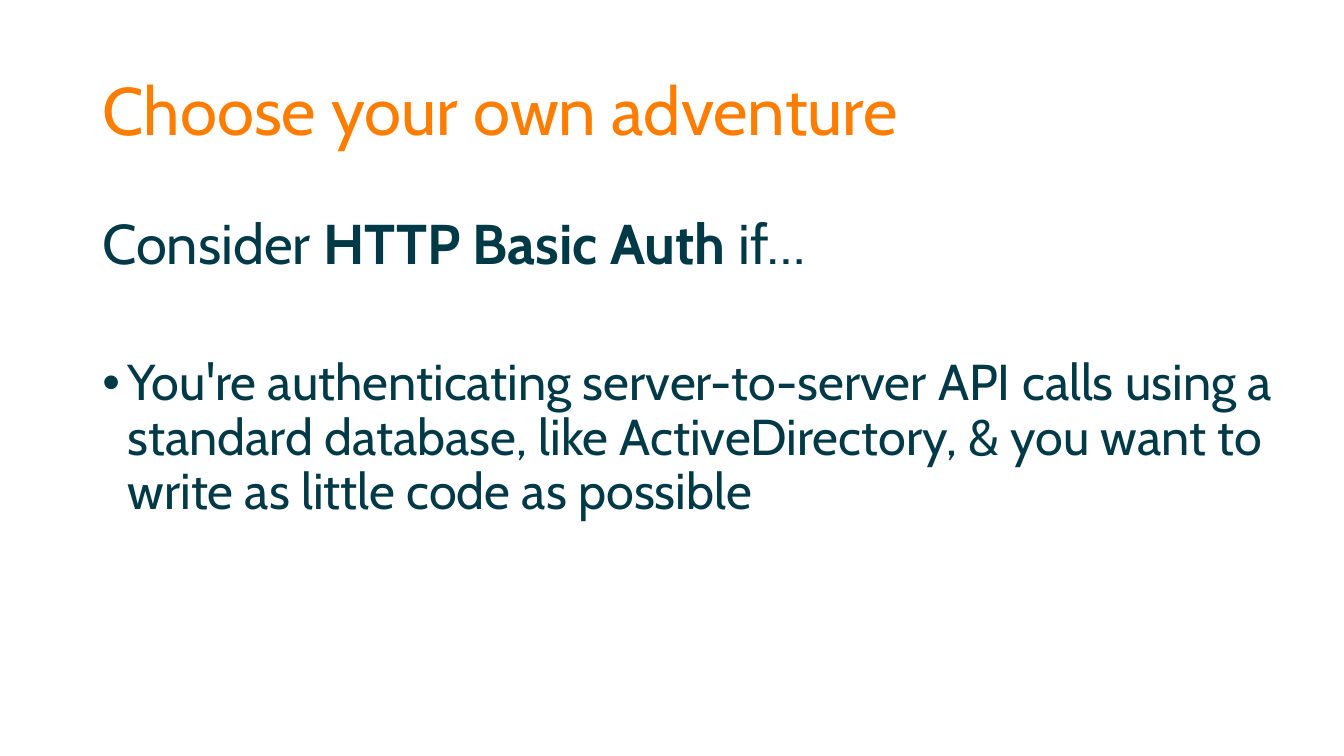
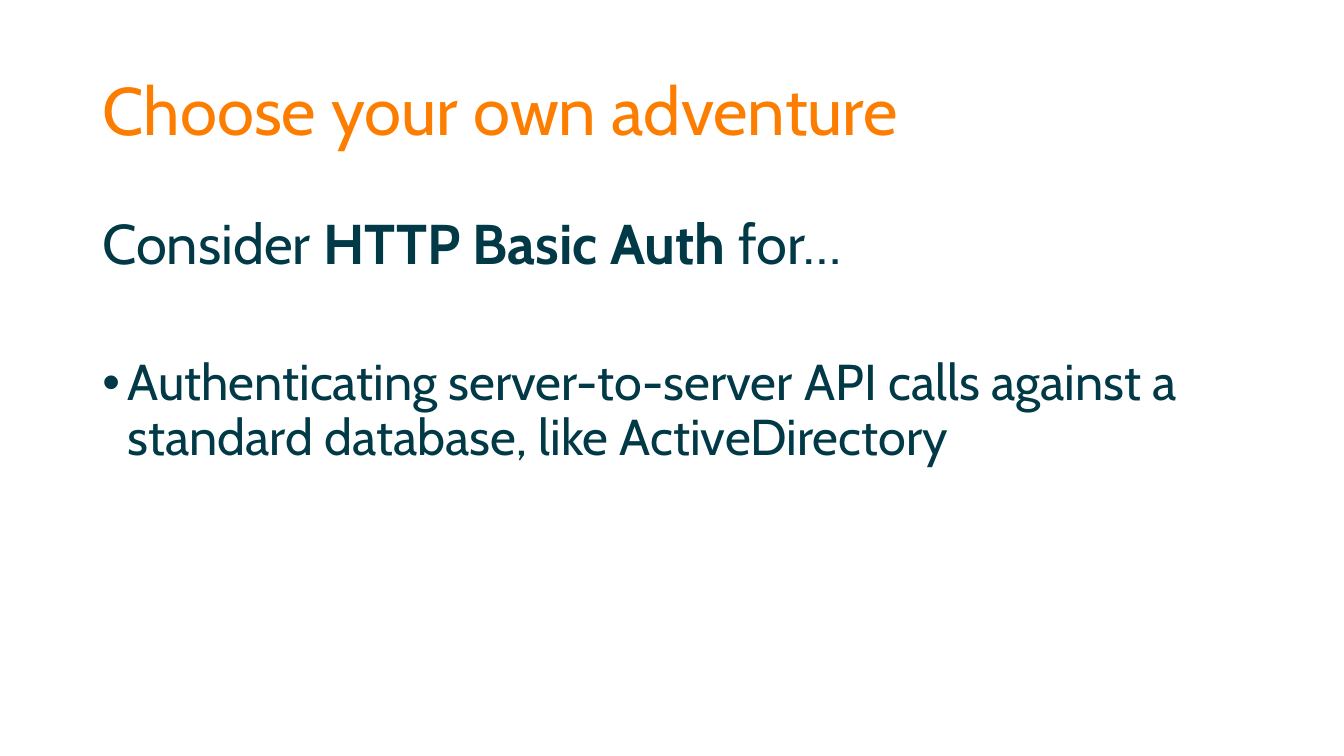
Before and after one commit to spetryjohnson/Securing-Your-API-Endpoints, a slide deck: slide 74 of Securing Your API Endpoints.pptx (slide 71 before the commit). Drawn at 1344x756 pixels with LibreOffice and Linux fonts; fonts in the diff are those of the drawing. Boxes give left, top, right and bottom in pixels: in the first picture for what was removed or moved away, otherwise in the second. Text is boxed around its words. In the diff, an @@ line names an element or a change of style, - is before the commit and + after.

```diff
--- a/Securing Your API Endpoints.pptx
+++ b/Securing Your API Endpoints.pptx
@@ text at [102, 222, 1177, 466]: text changed @@
-Consider HTTP Basic Auth if…
-• You're authenticating server-to-server API calls using a standard database, like ActiveDirectory, & you want to write as little code as possible
+Consider HTTP Basic Auth for…
+• Authenticating server-to-server API calls against a standard database, like ActiveDirectory
```
Also in this commit, not shown: 19 other slides changed, 3 slides added, 3 other files.
